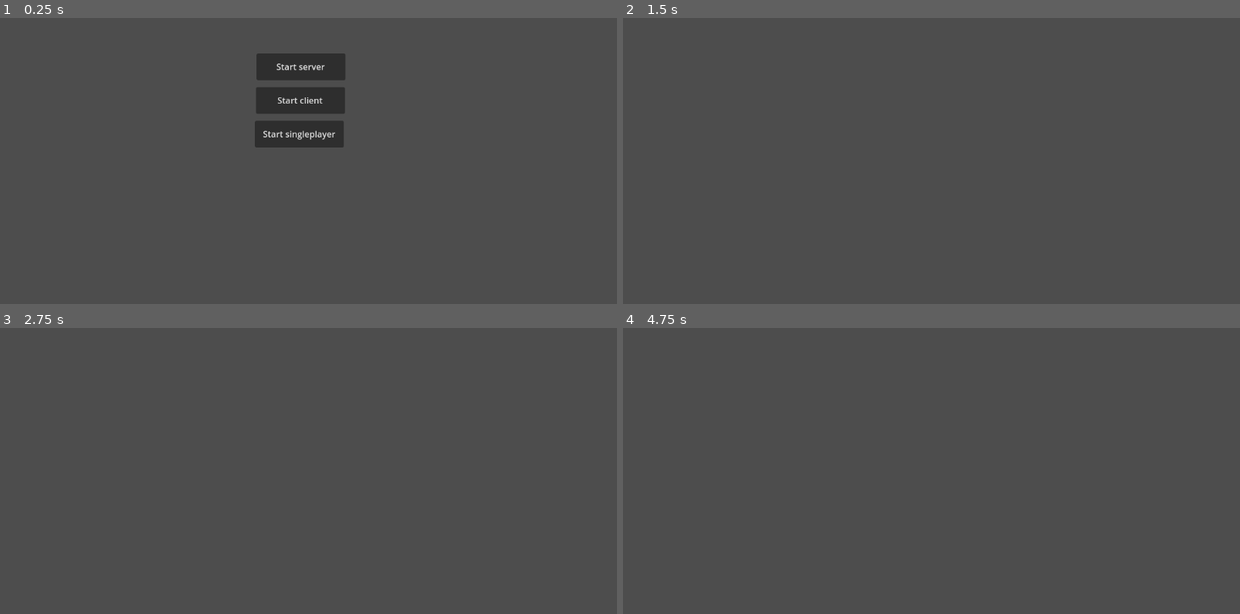
Above: before the commit, frames 1-4 (two rows, left to right).
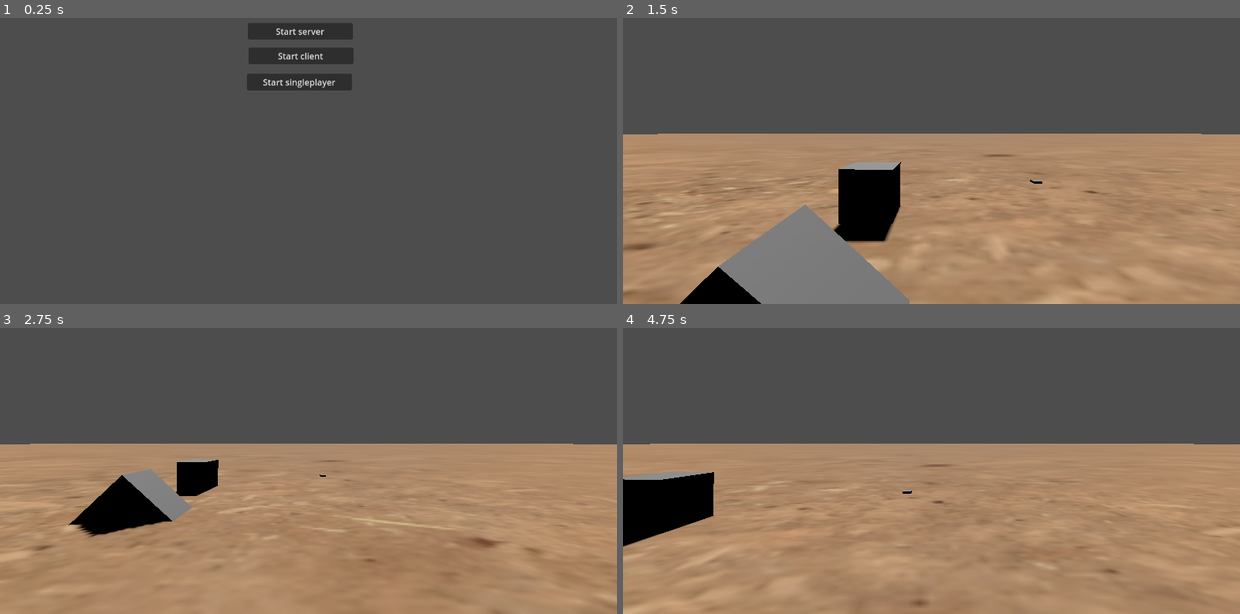
Above: after the commit, the same moments.

Repository: patentsil/MILSIM
Game: Godot game, scene res://world.tscn
Two runs of this game, one before a commit and one after it. Both use one fixed random seed, a clock stepped at 60 frames per second and the inputs below. Before the commit the project starts from res://menu.tscn.
Inputs (mouse positions are in pixels of both pictures, inside the frame that each line leads up to):
- Up to frame 1 (0.25 s): no input
- Up to frame 2 (1.5 s): click "Start server" at 0.5 s; tap Enter at 1.25 s; move the mouse to (1067, 112) at 1.27 s; hold D (move_right) from 1.28 s (still down)
- Up to frame 3 (2.75 s): tap Space (move_jump) at 1.52, 2.27 s; move the mouse to (185, 459) at 2.02 s; release D (move_right) at 2.03 s; hold S (move_backwards) from 2.03 s (still down)
- Up to frame 4 (4.75 s): move the mouse to (993, 365) at 2.77 s; release S (move_backwards) at 2.78 s; hold D (move_right) 2.78-3.53 s; move the mouse to (900, 511) at 3.52 s; hold W (move_forward) 3.53-4.28 s; tap Space (move_jump) at 3.77, 4.52 s; move the mouse to (1116, 493) at 4.27 s; hold A (move_left) from 4.28 s (still down)

The runs differ from the first frame. In frame 1, 4.6% of the frame differs, in the area x 40-58%, y 1-46%; in frame 2, 60%; in frame 3, 60%; in frame 4, 60%, in the area x 0-100%, y 40-100%.
Error before the commit: Attempt to call function 'connect' in base 'null instance' on a null instance. (res://menu.gd:41)

Commit message:
Fix replication
Only replication from Server to client of its own character is now missing.

Diff:
--- a/CharacterScripts/character.gd
+++ b/CharacterScripts/character.gd
@@ -7,16 +7,17 @@
 @export var player: Player = null
 @export var SPEED = 5.0
 @export var JUMP_VELOCITY = 4.5
+@export var peer_id := 0 :
+	set(id):
+		peer_id = id
+		set_multiplayer_authority(id)
 var look_sensitivity = ProjectSettings.get_setting("player/look_sensitivity") / 1000
 
 # Get the gravity from the project settings to be synced with RigidBody nodes.
 var gravity = ProjectSettings.get_setting("physics/3d/default_gravity")
 
-func _enter_tree():
-	print("Setting authority to peer id " + str(multiplayer.get_unique_id()))
-	set_multiplayer_authority(str(multiplayer.get_unique_id()).to_int())
-
 func _physics_process(delta):
+	if not is_multiplayer_authority(): return
 	if not is_on_floor():
 		velocity.y -= gravity * delta
 
@@ -40,6 +41,7 @@
 			Input.mouse_mode = Input.MOUSE_MODE_VISIBLE
 
 func _init():
+	if not is_multiplayer_authority(): return
 	print("Character " + name + " initializing")
 	Input.mouse_mode = Input.MOUSE_MODE_CAPTURED
 
@@ -50,6 +52,7 @@
 		print("Sprite3d is not yet set up")
 
 func _input(event):
+	if not is_multiplayer_authority(): return
 	if event is InputEventMouseMotion and Input.mouse_mode == Input.MOUSE_MODE_CAPTURED:
 		rotate_y(-event.relative.x * look_sensitivity)
 		camera.rotate_x(-event.relative.y * look_sensitivity)
--- a/menu.gd
+++ /dev/null
@@ -1,93 +0,0 @@
-extends Node2D
-
-
-# Called when the node enters the scene tree for the first time.
-func _ready():
-	pass # Replace with function body.
-
-
-var SERVER_IP="127.0.0.1"
-var SERVER_PORT=9999
-var MAX_PLAYERS=3
-var Player = load("res://Player.tscn")
-var Character = load("res://character.tscn")
-var player_counter = 0
-
-func _enter_tree():
-	get_window().title = "MILSIM Launcher"
-
-
-func createWorld():
-	print("Creating a new world.")
-	var worldScene = load("res://world.tscn")
-	var world = worldScene.instantiate()
-	get_tree().get_root().add_child(world)
-	return world
-
-func characterCreatedBySpawner(character):
-	print("Character was created by a spawner.")
-	pass
-
-# This also means to join the game
-func startGame(my_peer_id):
-	var peerAuthenticating = func(id):
-		print("The peer with id " + str(id) + " is authenticating.")
-
-	multiplayer.connect("peer_authenticating", peerAuthenticating)
-	print("Starting a new game")
-	var world = createWorld()
-	var player = add_player(my_peer_id)
-	var mpSpawner = world.get_node("MultiplayerSpawner")
-	mpSpawner.connect("spawned", characterCreatedBySpawner)
-	print("Start game has finished running")
-	return [world, player]
-
-
-func hideButtons():
-	visible = false
-
-func _on_btn_start_client_pressed():
-	get_window().title = "MILSIM Client"
-	print("A client start was intitiated")
-	var peer = ENetMultiplayerPeer.new()
-	peer.create_client(SERVER_IP, SERVER_PORT)
-	multiplayer.multiplayer_peer = peer
-	startGame(multiplayer.get_unique_id())
-	hideButtons()
-
-
-func _on_btn_start_server_pressed():
-	get_window().title = "MILSIM Server"
-	print("A server start was intitiated")
-	var peer = ENetMultiplayerPeer.new()
-	peer.create_server(SERVER_PORT, MAX_PLAYERS)
-	multiplayer.multiplayer_peer = peer
-	hideButtons()
-	var worldAndPlayer = startGame(multiplayer.get_unique_id())
-	spawn_character(worldAndPlayer[1], worldAndPlayer[0])
-
-
-
-func add_player(peer_id):
-	print("A player with the id " + str(peer_id) + " was added.")
-	var player = Player.instantiate()
-	player.Name = "Player " + str(player_counter)
-	player.PeerId = peer_id
-	player_counter += 1
-	return player
-
-func spawn_character(player, world):
-	print("A character was spawned for " + str(player.Name))
-	var character = Character.instantiate()
-	character.player = player
-	player.character = character
-	world.add_child(character)
-	return character
-
-
-
-func _on_btn_start_singleplayer_pressed():
-	var singleplayer = load("res://singleplayer.tscn")
-	var singleplayerScene = singleplayer.instantiate()
-	get_tree().get_root().add_child(singleplayerScene)
-	hideButtons()
--- a/menu.tscn
+++ b/menu.tscn
@@ -1,9 +1,6 @@
-[gd_scene load_steps=2 format=3 uid="uid://bmwwqlq8iqcfo"]
-
-[ext_resource type="Script" path="res://menu.gd" id="1_e51pg"]
+[gd_scene format=3 uid="uid://bmwwqlq8iqcfo"]
 
 [node name="Menu" type="Node2D"]
-script = ExtResource("1_e51pg")
 
 [node name="btnStartServer" type="Button" parent="."]
 offset_left = 479.0
--- a/objects/test_colliding_object.gd
+++ b/objects/test_colliding_object.gd
@@ -5,9 +5,3 @@
 func _ready():
 	await get_tree().create_timer(4.0).timeout
 	freeze = false
-
-
-# Called every frame. 'delta' is the elapsed time since the previous frame.
-func _process(delta):
-	linear_velocity = Vector3()
-	angular_velocity = Vector3()
--- a/project.godot
+++ b/project.godot
@@ -11,9 +11,8 @@
 [application]
 
 config/name="MILSIM"
-run/main_scene="res://menu.tscn"
+run/main_scene="res://world.tscn"
 config/features=PackedStringArray("4.0", "Mobile")
-config/icon="res://icon.svg"
 
 [input]
 
--- /dev/null
+++ b/world.gd
@@ -0,0 +1,121 @@
+extends Node3D
+
+var SERVER_IP="127.0.0.1"
+var SERVER_PORT=9999
+var MAX_PLAYERS=3
+var Player = load("res://Player.tscn")
+var Character = load("res://character.tscn")
+var player_counter = 0
+var peer_id = 0
+
+# Called when the node enters the scene tree for the first time.
+func _ready():
+	pass
+
+func _exit_tree():
+	if not multiplayer.is_server():
+		return
+	multiplayer.peer_connected.disconnect(add_player)
+	multiplayer.peer_disconnected.disconnect(del_player)
+
+
+func del_player(id: int):
+	# if not $.has_node(str(id)):
+	#	return
+	# $Players.get_node(str(id)).queue_free()
+	pass
+
+func _enter_tree():
+	get_tree().paused = false
+	get_window().title = "MILSIM Launcher"
+
+
+func createWorld():
+	print("Creating a new world.")
+	var worldScene = load("res://world.tscn")
+	var world = worldScene.instantiate()
+	get_tree().get_root().add_child(world)
+	return world
+
+func characterCreatedBySpawner(character):
+	print("Character was created by a spawner.")
+	character.peer_id = peer_id
+	pass
+
+func get_world():
+	return get_tree().root.get_node("World")
+
+# This also means to join the game
+func startGame(my_peer_id):
+	var peerAuthenticating = func(id):
+		print("The peer with id " + str(id) + " is authenticating.")
+	peer_id = my_peer_id
+	multiplayer.connect("peer_authenticating", peerAuthenticating)
+	print("Starting a new game")
+	# var player = add_player(my_peer_id)
+	var mpSpawner = get_world().get_node("MultiplayerSpawner")
+	mpSpawner.connect("spawned", characterCreatedBySpawner)
+	print("Start game has finished running")
+	return get_world()
+
+func _on_btn_start_client_pressed():
+	get_window().title = "MILSIM Client"
+	print("A client start was intitiated")
+	var peer = ENetMultiplayerPeer.new()
+	peer.create_client(SERVER_IP, SERVER_PORT)
+	multiplayer.multiplayer_peer = peer
+	startGame(multiplayer.get_unique_id())
+	# spawn_character(worldAndPlayer[1], worldAndPlayer[0])
+	$Menu.hide()
+
+
+func _on_btn_start_server_pressed():
+	print("Start server pressed")
+	get_window().title = "MILSIM Server"
+	print("A server start was intitiated")
+	var peer = ENetMultiplayerPeer.new()
+	peer.create_server(SERVER_PORT, MAX_PLAYERS)
+	multiplayer.multiplayer_peer = peer
+	$Menu.hide()
+	print("Multiplayer unique id of server is " + str(multiplayer.get_unique_id()))
+	startGame(multiplayer.get_unique_id())
+
+	multiplayer.peer_connected.connect(add_player)
+	multiplayer.peer_disconnected.connect(del_player)
+
+	# Spawn already connected players.
+	for id in multiplayer.get_peers():
+		print("Spawning already connected player " + str(id))
+		add_player(id)
+
+	# Spawn the local player unless this is a dedicated server export.
+	if not OS.has_feature("dedicated_server"):
+		print("Spawning the local player")
+		add_player(1)
+	# spawn_character(worldAndPlayer[1], worldAndPlayer[0])
+
+
+func add_player(_peer_id):
+	print("A player with the id " + str(_peer_id) + " was added.")
+	var player = Player.instantiate()
+	player.Name = "Player " + str(player_counter)
+	player.PeerId = _peer_id
+	player_counter += 1
+	spawn_character(player, get_world())
+	return player
+
+func spawn_character(player, world):
+	print("A character was spawned for " + str(player.Name))
+	var character = Character.instantiate()
+	character.peer_id = player.PeerId
+	character.player = player
+	player.character = character
+	world.add_child(character, true)
+	return character
+
+
+func _on_btn_start_singleplayer_pressed():
+	var player = add_player(1)
+	get_window().title = "MILSIM Singleplayer"
+	spawn_character(player, get_tree().root)
+	$Menu.hide()
--- a/world.tscn
+++ b/world.tscn
@@ -1,6 +1,7 @@
-[gd_scene load_steps=10 format=3 uid="uid://bxccnta1p8xa3"]
+[gd_scene load_steps=11 format=3 uid="uid://bxccnta1p8xa3"]
 
 [ext_resource type="Texture2D" uid="uid://bdbvndoa3f8t3" path="res://assets/materials/raw/dirt_floor_1k/textures/dirt_floor_diff_1k.jpg" id="1_q1eem"]
+[ext_resource type="Script" path="res://world.gd" id="1_xarnj"]
 [ext_resource type="Texture2D" uid="uid://5sci0q4o2xg5" path="res://assets/materials/raw/dirt_floor_1k/textures/dirt_floor_rough_1k.jpg" id="2_npw1n"]
 [ext_resource type="PackedScene" uid="uid://bncn03noltels" path="res://objects/test_colliding_object.tscn" id="4_0ihgw"]
 [ext_resource type="PackedScene" uid="uid://tewr0o1447a4" path="res://objects/test_colliding_object2.tscn" id="5_afnsq"]
@@ -21,6 +22,7 @@
 [sub_resource type="BoxMesh" id="BoxMesh_iknrc"]
 
 [node name="World" type="Node3D"]
+script = ExtResource("1_xarnj")
 
 [node name="sun" type="DirectionalLight3D" parent="."]
 transform = Transform3D(1, 0, 0, 0, -0.600448, 0.799664, 0, -0.799664, -0.600448, 0, 0, 0)
@@ -44,10 +46,6 @@
 skeleton = NodePath("")
 script = ExtResource("8_60twa")
 
-[node name="MultiplayerSpawner" type="MultiplayerSpawner" parent="Spawn"]
-_spawnable_scenes = PackedStringArray("res://character.tscn")
-spawn_path = NodePath("../..")
-
 [node name="TestCollidingObject" parent="." instance=ExtResource("4_0ihgw")]
 transform = Transform3D(0.975523, -0.219897, 4.44089e-16, 0.203776, 0.904004, 0.375836, -0.0826454, -0.366637, 0.926686, 0, 0.337691, 0)
 mass = 0.03
@@ -58,3 +56,35 @@
 transform = Transform3D(0.875481, -0.483249, -0.00203487, 0.483248, 0.875483, -0.000655978, 0.00209849, -0.000409053, 0.999998, 0.000747204, 0.00308943, -3.78207)
 mass = 0.13
 freeze_mode = 1
+
+[node name="MultiplayerSpawner" type="MultiplayerSpawner" parent="."]
+_spawnable_scenes = PackedStringArray("res://character.tscn")
+spawn_path = NodePath("..")
+
+[node name="Menu" type="Node2D" parent="."]
+
+[node name="btnStartServer" type="Button" parent="Menu"]
+offset_left = 463.0
+offset_top = 122.0
+offset_right = 659.0
+offset_bottom = 151.0
+text = "Start server"
+
+[node name="btnStartClient" type="Button" parent="Menu"]
+offset_left = 464.0
+offset_top = 168.0
+offset_right = 660.0
+offset_bottom = 199.0
+text = "Start client
+"
+
+[node name="btnStartSingleplayer" type="Button" parent="Menu"]
+offset_left = 461.0
+offset_top = 217.0
+offset_right = 657.0
+offset_bottom = 248.0
+text = "Start singleplayer"
+
+[connection signal="pressed" from="Menu/btnStartServer" to="." method="_on_btn_start_server_pressed"]
+[connection signal="pressed" from="Menu/btnStartClient" to="." method="_on_btn_start_client_pressed"]
+[connection signal="pressed" from="Menu/btnStartSingleplayer" to="." method="_on_btn_start_singleplayer_pressed"]
